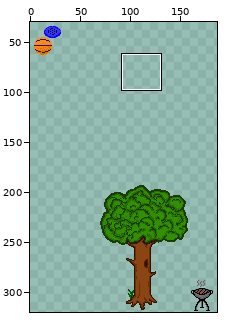
Sprite sheet: maps/Lysander.png. The first picture is a wide view before the edit; the outline marks the close-up.
Close-up. Earlier state:
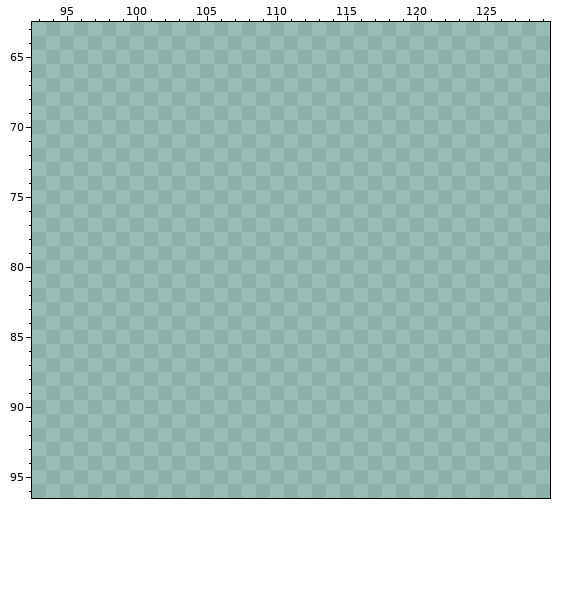
The file is 320x320 pixels. Pixels under 10% opacity are left out. Colours within 5 levels of each other are drawn and written as one. Shown: x 93..129, y 63..96. The wide view leaves out empty margins. The commit also changed other parts of the picture, which this record leaves out.
And afterwards:
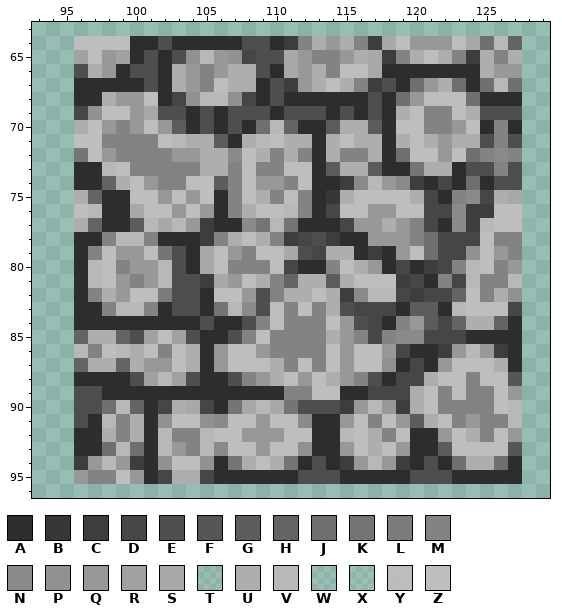
Palette (. is transparent): A #2d2d2d  B #373737  C #3d3d3d  D #464646  E #4e4e4e  F #565656  G #5c5c5c  H #646464  J #6f6f6f  K #757575  L #7b7b7b  M #838383  N #8a8a8a  P #919191  Q #999898  R #a1a1a1  S #a8a8a8  T #aaaaaa1e  U #aeaeae  V #b8b8b8  W #bbbbbb1d  X #bebebe23  Y #bebebef2  Z #bebebe
Edits made:
Changed rows in their new state; - is an unchanged pixel.
first column x 95:
64 -YZZZAAEAAAAAEEACMUQUMCSZQQQZSJVH-
65 -RZQRAEAEPVQPDEESQMMQUSCMUZUMCUMU-
66 -EUQAEEAUQMQUUEASQUMZZSAAAAAAAUQQ-
67 -AAAAAEAUQMZUUAECQUZUMCEAJQUJAJVJ-
68 -AAUQQZADPVVPDAEAAAAAAEAJQZZZJAAA-
69 -DPZZQSEEAEAEEEAEEEAEAEAUZMMZUEEE-
70 -UZQMQZQGAEAEAJVHAAGUUGAZZMMQZAMA-
71 -ZZMMMMZVUUGAUVZUUAUZUUAUZUQUUEME-
72 -KZQMMMMQQUUNZUMUMAUMMUAJZZQZJMNM-
73 -AAVZMMMMMUUMZMMZZAGUUGAAKUUAEEME-
74 -AAHUZQMMZZGMZQQMZAACNVQNCADAJAEE-
75 XUHAAZZQZQZAMZUMZMABUZZZZUDAMNDUS-
76 WZVAASZZQZQAMUZZVMADZZQQZZDDNCCZZT
77 XUHAAGVSVQCAANKVKAAADQQUQMDANCVZZX
78 -AAMVVMAAACMUZUMCDECAAQQQMJDDDZMMW
79 -AMZQQZKEASZQMZZSEDUUACAQZJDDPZQM-
80 -AVZMQQVEASZMMMZDAAMZUQADACDMVZMQ-
81 -AVZQMQVEECSQZUMHUUGUZZZCDAMDVMMV-
82 -AMUQZZLEEAZZQEMUUZUCNVVDCDDHZMUP-
83 -AAMVVMAEEAKVNEZMZMUEDDDAGGAVZZZD-
84 -AAAAAAAAAEAAEMZMMMZQEDAMQGDHUUHA-
85 -HUUHERZREAAEMZMMMMUQMDMNNDDDAAAA-
86 -VMZVUZMZUAQZZQMMMMZQZZQDAACQVQCA-
87 -HUUHUQQZUAQZZZUMZMZQZZPADAQZZZUA-
88 -AAAAERVREAAEMQUZQZUQMEADDUZZMZZF-
89 -EEAAAAAAAAAAAAAMMZZAADDDUZMZMMZQ-
90 -EEJVHADUSDAKSVSKEEECQVQCUZMMMMZV-
91 -EAVMUAPZZPNZZQZZNAAQZMZQGUZMQMMV-
92 -AAUMUAVMMVZZQQQZZAAVZUMZAAQZUMZQ-
93 -AAJVJAVQMVNZZQZZPAAQZUZQAAGZZZZF-
94 -CQVQCAPZZPAKUZUKAEACQVQCAEAJUUJA-
95 -QMMZQADUUDAAAAAAEEEAAAAAEEEAAAAAX
Changed places in both close-ups, as pixel boxes (x1, y1, x2, y2):
added: (60, 36, 536, 484)
